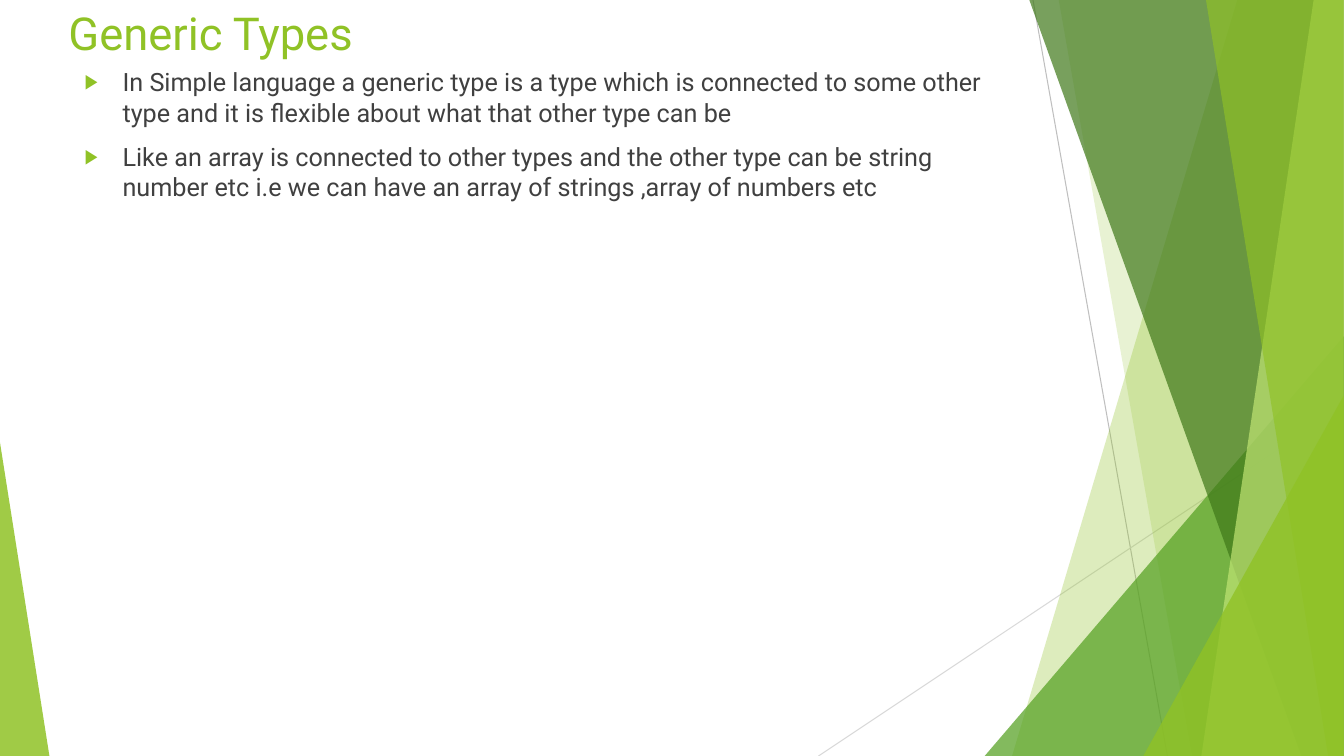
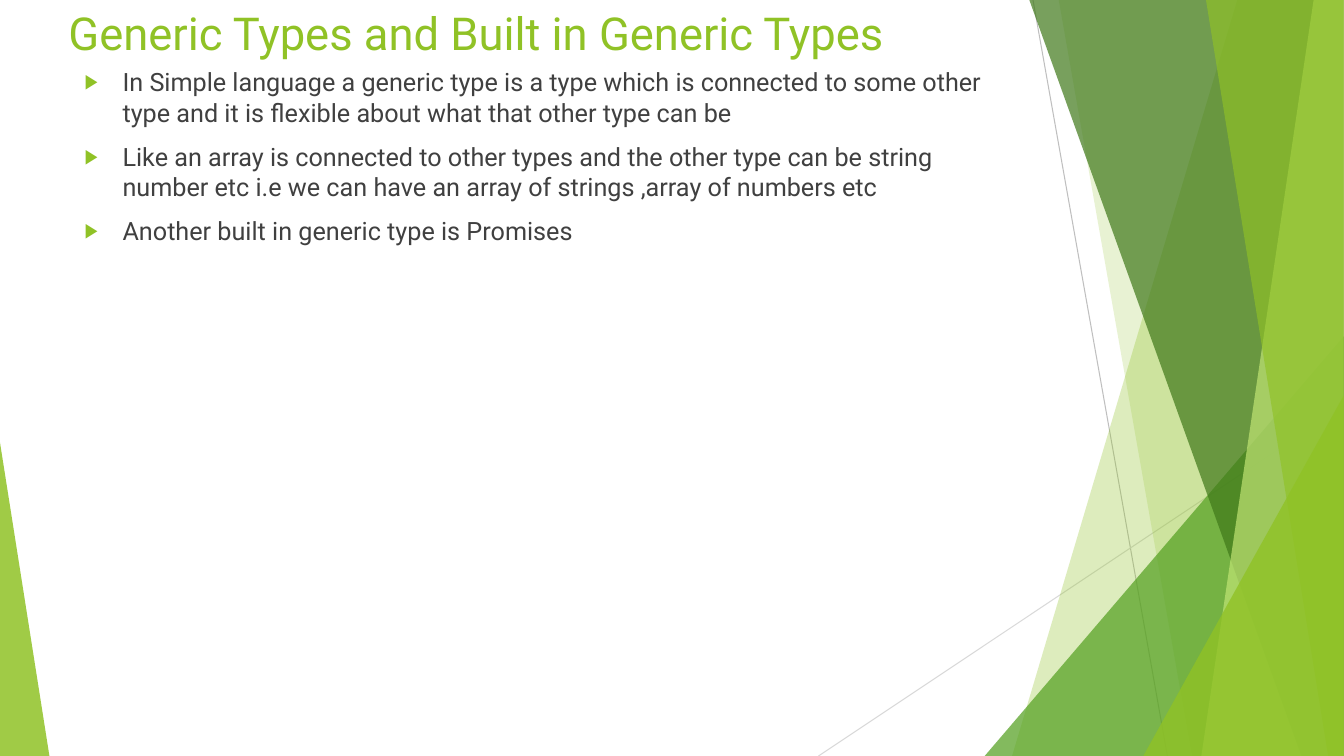
Before and after one commit to rudhrainfogain/TypeScript, a slide deck: slide 89 of PPT/TypeScriptv7.pptx. Drawn at 1344x756 pixels with LibreOffice and Linux fonts; fonts in the diff are those of the drawing. Boxes give left, top, right and bottom in pixels: in the first picture for what was removed or moved away, otherwise in the second. Text is boxed around its words. In the diff, an @@ line names an element or a change of style, - is before the commit and + after.

Commit message:
Generics complete

```diff
--- a/PPT/TypeScriptv7.pptx
+++ b/PPT/TypeScriptv7.pptx
@@ title at bbox=[68, 16, 883, 60]: text changed @@
-Generic Types
+Generic Types and Built in Generic Types
@@ text at bbox=[123, 221, 572, 246]: paragraph added @@
+▶ Another built in generic type is Promises
```
Also in this commit, not shown: 5 slides added, 2 other files.
